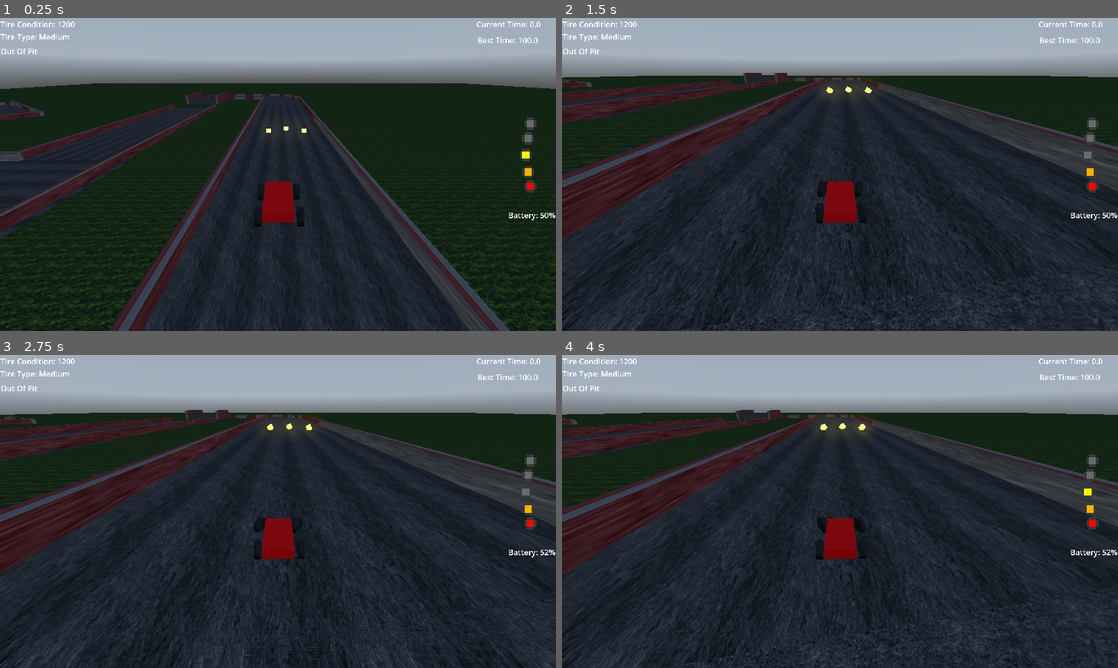
Above: before the commit, frames 1-4 (two rows, left to right).
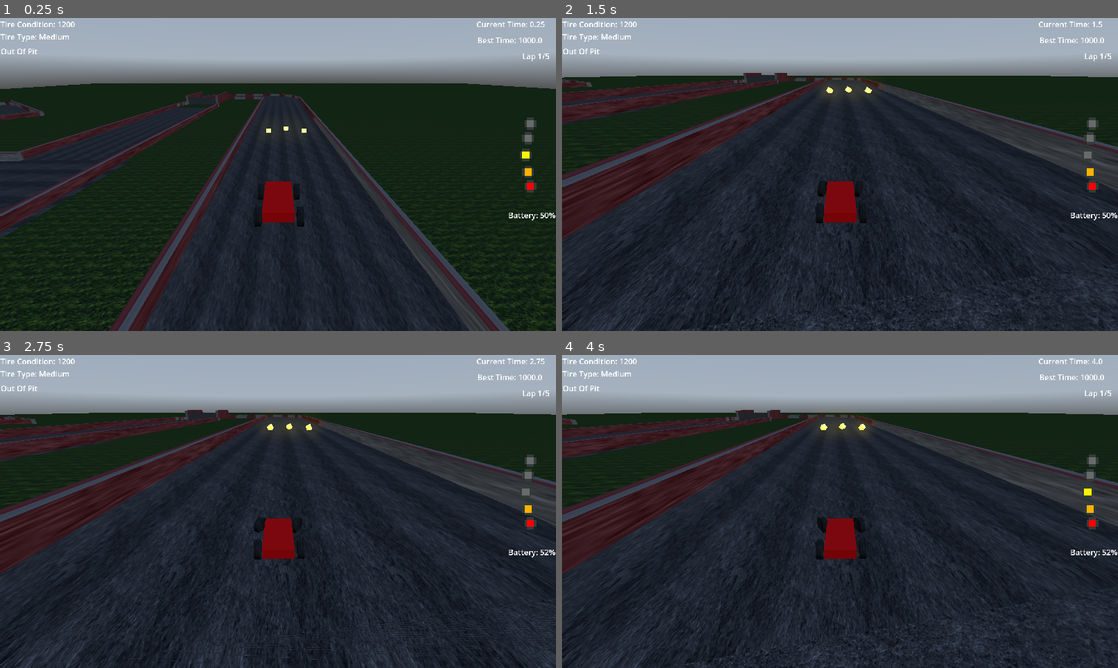
Above: after the commit, the same moments.

Repository: USERDOT1/partyRacers
Game: Godot game, scene res://basic_track.tscn
Two runs of this game, one before a commit and one after it. Both use one fixed random seed, a clock stepped at 60 frames per second and the inputs below. A sky picture missing from this copy of the repository is replaced by a grey-blue gradient.
Inputs:
- Up to frame 1 (0.25 s): no input
- Up to frame 2 (1.5 s): hold D (turnRight) 0.53-1.28 s; tap S (break) at 0.6 s; hold Down (ChangeBatteryDown) from 1.28 s (still down); tap W (throttle) at 1.35 s
- Up to frame 3 (2.75 s): release Down (ChangeBatteryDown) at 2.03 s; hold D (turnRight) from 2.03 s (still down); tap S (break) at 2.1 s
- Up to frame 4 (4 s): release D (turnRight) at 2.78 s; hold Up (ChangeBatteryUp) 2.78-3.53 s; tap W (throttle) at 2.85 s; hold A (turnLeft) from 3.53 s (still down); tap S (break) at 3.6 s

The runs differ from the first frame. In frame 1, 0.1% of the frame differs, in the area x 31-99%, y 1-29%; in frame 2, 0.1%; in frame 3, 0.1%, in the area x 31-99%, y 1-22%; in frame 4, 0.1%.

Commit message:
Timing system for 5 laps inplemented.

Diff:
--- a/basic_track.gd
+++ b/basic_track.gd
@@ -1,2 +1,3 @@
 extends Node3D
 @onready var kart = $Kart
+var maxLaps = 5
--- a/basic_track.tscn
+++ b/basic_track.tscn
@@ -201,6 +201,12 @@
 [sub_resource type="BoxShape3D" id="BoxShape3D_fen46"]
 size = Vector3(13.11, 8, 37.87)
 
+[sub_resource type="BoxShape3D" id="BoxShape3D_uj8fg"]
+size = Vector3(23.585, 3.935, 1)
+
+[sub_resource type="BoxShape3D" id="BoxShape3D_n21ll"]
+size = Vector3(26.155, 6.93, 1)
+
 [node name="BasicTrack" type="Node3D"]
 script = ExtResource("1_kfwyd")
 
@@ -948,6 +954,60 @@
 [node name="MeshInstance3D" type="MeshInstance3D" parent="Curb46"]
 mesh = SubResource("BoxMesh_ijihe")
 
+[node name="Curb53" type="StaticBody3D" parent="."]
+transform = Transform3D(-0.999915, 0, 0.0130722, 0, 1, 0, -0.0130722, 0, -0.999915, 45.5586, 0.571, 30.7473)
+
+[node name="CollisionShape3D" type="CollisionShape3D" parent="Curb53"]
+shape = SubResource("BoxShape3D_xlphj")
+
+[node name="MeshInstance3D" type="MeshInstance3D" parent="Curb53"]
+mesh = SubResource("BoxMesh_ijihe")
+
+[node name="Curb56" type="StaticBody3D" parent="."]
+transform = Transform3D(-0.999915, 0, 0.0130722, 0, 1, 0, -0.0130722, 0, -0.999915, 27.9873, 0.571, 30.7473)
+
+[node name="CollisionShape3D" type="CollisionShape3D" parent="Curb56"]
+shape = SubResource("BoxShape3D_xlphj")
+
+[node name="MeshInstance3D" type="MeshInstance3D" parent="Curb56"]
+mesh = SubResource("BoxMesh_ijihe")
+
+[node name="Curb57" type="StaticBody3D" parent="."]
+transform = Transform3D(-0.95347, 0, -0.301488, 0, 1, 0, 0.301488, 0, -0.95347, 28.5563, 0.571, 34.5836)
+
+[node name="CollisionShape3D" type="CollisionShape3D" parent="Curb57"]
+shape = SubResource("BoxShape3D_xlphj")
+
+[node name="MeshInstance3D" type="MeshInstance3D" parent="Curb57"]
+mesh = SubResource("BoxMesh_ijihe")
+
+[node name="Curb58" type="StaticBody3D" parent="."]
+transform = Transform3D(-0.95347, 0, -0.301488, 0, 1, 0, 0.301488, 0, -0.95347, 30.0345, 0.571, 39.1614)
+
+[node name="CollisionShape3D" type="CollisionShape3D" parent="Curb58"]
+shape = SubResource("BoxShape3D_xlphj")
+
+[node name="MeshInstance3D" type="MeshInstance3D" parent="Curb58"]
+mesh = SubResource("BoxMesh_ijihe")
+
+[node name="Curb54" type="StaticBody3D" parent="."]
+transform = Transform3D(-0.990719, 0, 0.135923, 0, 1, 0, -0.135923, 0, -0.990719, 45.2686, 0.571, 35.4834)
+
+[node name="CollisionShape3D" type="CollisionShape3D" parent="Curb54"]
+shape = SubResource("BoxShape3D_xlphj")
+
+[node name="MeshInstance3D" type="MeshInstance3D" parent="Curb54"]
+mesh = SubResource("BoxMesh_ijihe")
+
+[node name="Curb55" type="StaticBody3D" parent="."]
+transform = Transform3D(-0.944863, 0, 0.327465, 0, 1, 0, -0.327465, 0, -0.944863, 44.8956, 0.571, 37.0374)
+
+[node name="CollisionShape3D" type="CollisionShape3D" parent="Curb55"]
+shape = SubResource("BoxShape3D_xlphj")
+
+[node name="MeshInstance3D" type="MeshInstance3D" parent="Curb55"]
+mesh = SubResource("BoxMesh_ijihe")
+
 [node name="Curb47" type="StaticBody3D" parent="."]
 transform = Transform3D(-0.561564, 0, 0.827434, 0, 1, 0, -0.827434, 0, -0.561564, 48.2076, 0.571, -68.8657)
 
@@ -965,3 +1025,15 @@
 
 [node name="MeshInstance3D" type="MeshInstance3D" parent="Curb48"]
 mesh = SubResource("BoxMesh_ijihe")
+
+[node name="Finish" type="Area3D" parent="."]
+transform = Transform3D(0.892334, 0, -0.451376, 0, 1, 0, 0.451376, 0, 0.892334, 0, 2.06681, -63.5077)
+
+[node name="CollisionShape3D" type="CollisionShape3D" parent="Finish"]
+shape = SubResource("BoxShape3D_uj8fg")
+
+[node name="Checkpoint" type="Area3D" parent="."]
+transform = Transform3D(0.961425, 0, 0.275067, 0, 1, 0, -0.275067, 0, 0.961425, 114.369, 2.07702, -62.6711)
+
+[node name="CollisionShape3D" type="CollisionShape3D" parent="Checkpoint"]
+shape = SubResource("BoxShape3D_n21ll")
--- a/hud.gd
+++ b/hud.gd
@@ -20,6 +20,8 @@
 	$Timer.text = "Current Time: " + str(round_place(get_parent().get_parent().kart.timer,3))
 	$BestTime.text = "Best Time: " + str(round_place(get_parent().get_parent().kart.bestTime,3))
 
+	$Laps.text = "Lap " + str(get_parent().get_parent().kart.laps) + "/" + str(get_parent().get_parent().maxLaps)
+
 	$TireCondition.text = "Tire Condition: " + str(roundi(get_parent().get_parent().kart.tireCondition*1000))
 	$TireType.text = "Tire Type: " + str(get_parent().get_parent().kart.tireType)
 	$BatteryDisplay.text = "Battery: " + str(roundi(get_parent().get_parent().kart.battery*100/get_parent().get_parent().kart.maxBattery)) + "%"
--- a/hud.tscn
+++ b/hud.tscn
@@ -100,6 +100,16 @@
 text = "Current Time: 0.000"
 vertical_alignment = 1
 
+[node name="Laps" type="Label" parent="."]
+layout_mode = 1
+offset_left = 987.0
+offset_top = 66.0
+offset_right = 1139.0
+offset_bottom = 89.0
+text = "Lap 0/5"
+horizontal_alignment = 2
+vertical_alignment = 1
+
 [node name="BestTime" type="Label" parent="."]
 layout_mode = 1
 offset_left = 989.0
--- a/kart/kart.gd
+++ b/kart/kart.gd
@@ -26,8 +26,8 @@
 var bonus = 1
 
 var timer = 0
-var bestTime = 100
-var inTrack = false
+var bestTime = 1000
+var inTrack = true
 var identification = "kart"
 
 
@@ -39,6 +39,9 @@
 
 var ourItems = []
 
+var laps = 1
+
+var checkpointPassed = false
 func _ready() -> void:
 	tireType = tireList[tireIndex]
 	$"../CanvasLayer/Hud".spending = spendingType
@@ -168,18 +171,22 @@
 
 func areaEntered(area: Area3D) -> void:
 	#Checking if we entered pit, or started or finished a race
-	if area.name == "Start":
-		inTrack = true
-	elif area.name == "Finish":
-		if inTrack:
-			inTrack = false
-			if bestTime > timer:
-				bestTime = timer
-			timer = 0
+	#if area.name == "Start":
+	#	inTrack = true
+	if area.name == "Finish":
+		if laps != (get_parent().maxLaps + 1):
+			laps += 1
+		else:
+			if checkpointPassed:
+				if bestTime > timer:
+					bestTime = timer
+				timer = 0
+				laps = 1
 	if area.name == "PitstopArea":
 		inPit = true
 		print("entered Pit")
-
+	if area.name == "Checkpoint":
+		checkpointPassed = true
 
 func _on_area_3d_area_exited(area: Area3D) -> void:
 	#If exiting pit, setting it to false
Not shown: 1 places in basic_track.tscn that only renumber resources
Not shown, changed: .gitignore
Not shown, added: Runnable.zip
